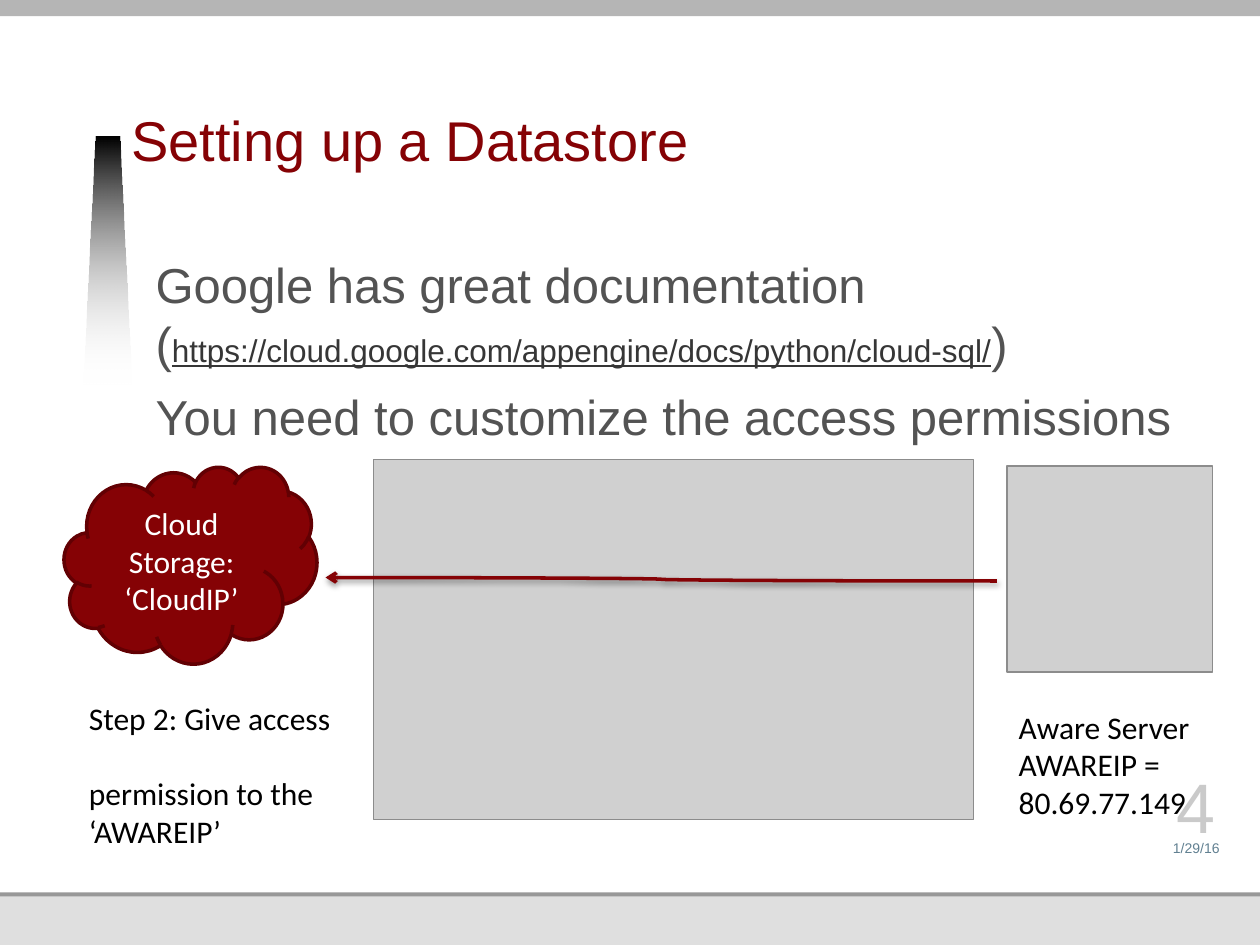
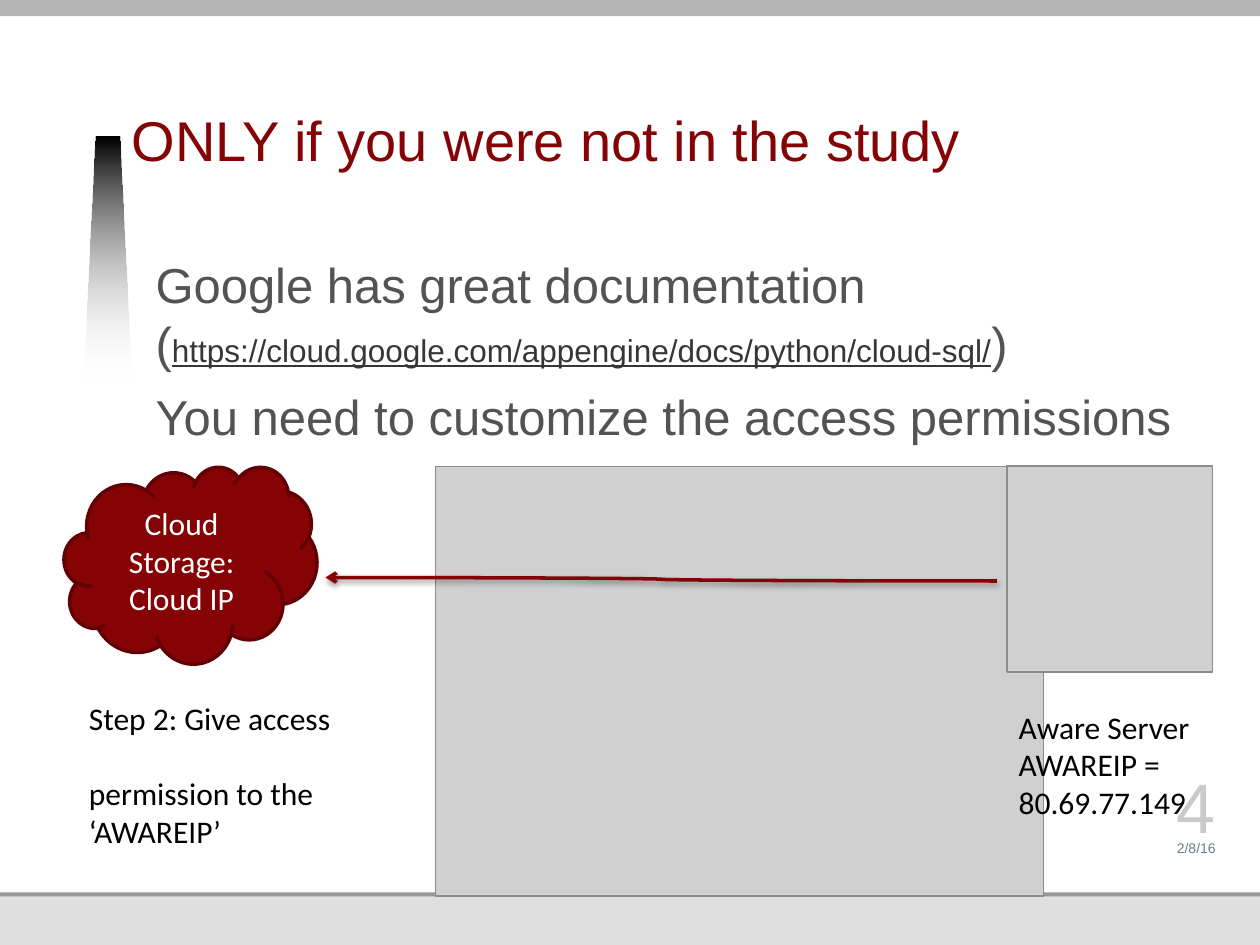
Before and after one commit to jmankoff/data, a slide deck: slide 4 of Lectures/Byte 3.pptx. Drawn at 1260x945 pixels with LibreOffice and Linux fonts; fonts in the diff are those of the drawing; grey boxes stand for pictures; background and template pictures are left out. Boxes give left, top, right and bottom in pixels: in the first picture for what was removed or moved away, otherwise in the second. Text is boxed around its words. In the diff, an @@ line names an element or a change of style, - is before the commit and + after.

```diff
--- a/Lectures/Byte 3.pptx
+++ b/Lectures/Byte 3.pptx
@@ title at [131, 120, 960, 172]: text changed @@
-Setting up a Datastore
+ONLY if you were not in the study
@@ picture: place and size @@
-picture at [373, 460, 973, 820]
+picture at [435, 466, 1043, 896]
@@ text in cloud at [129, 513, 234, 611]: text changed @@
-Cloud Storage:
-‘CloudIP’
+Cloud Storage:
+Cloud IP
@@ text at [1177, 843, 1216, 853]: text changed @@
-1/29/16
+2/8/16
```
Also in this commit, not shown: 10 other slides changed, 9 slides added, 11 slides removed, 24 other files.
